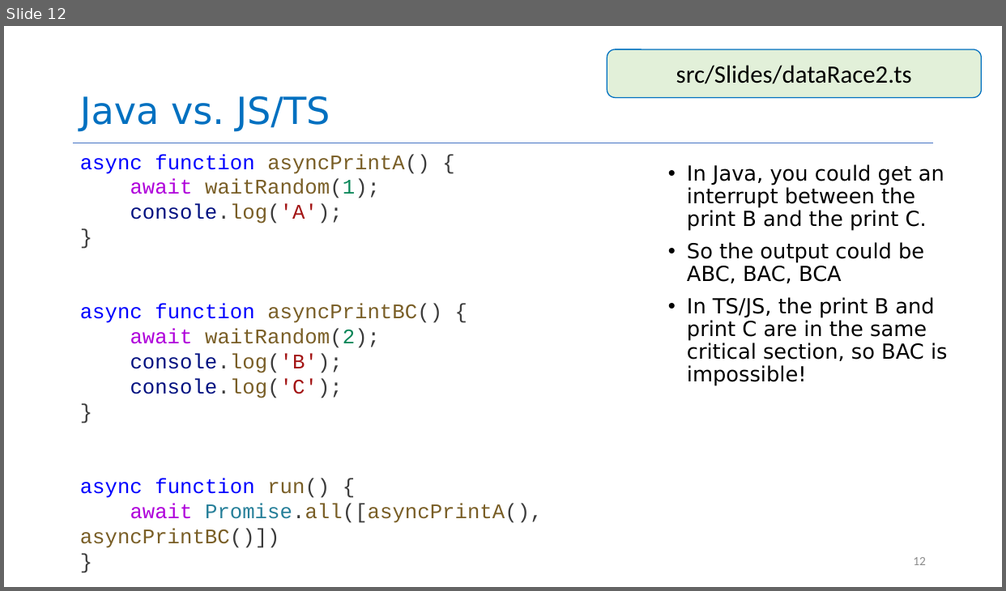
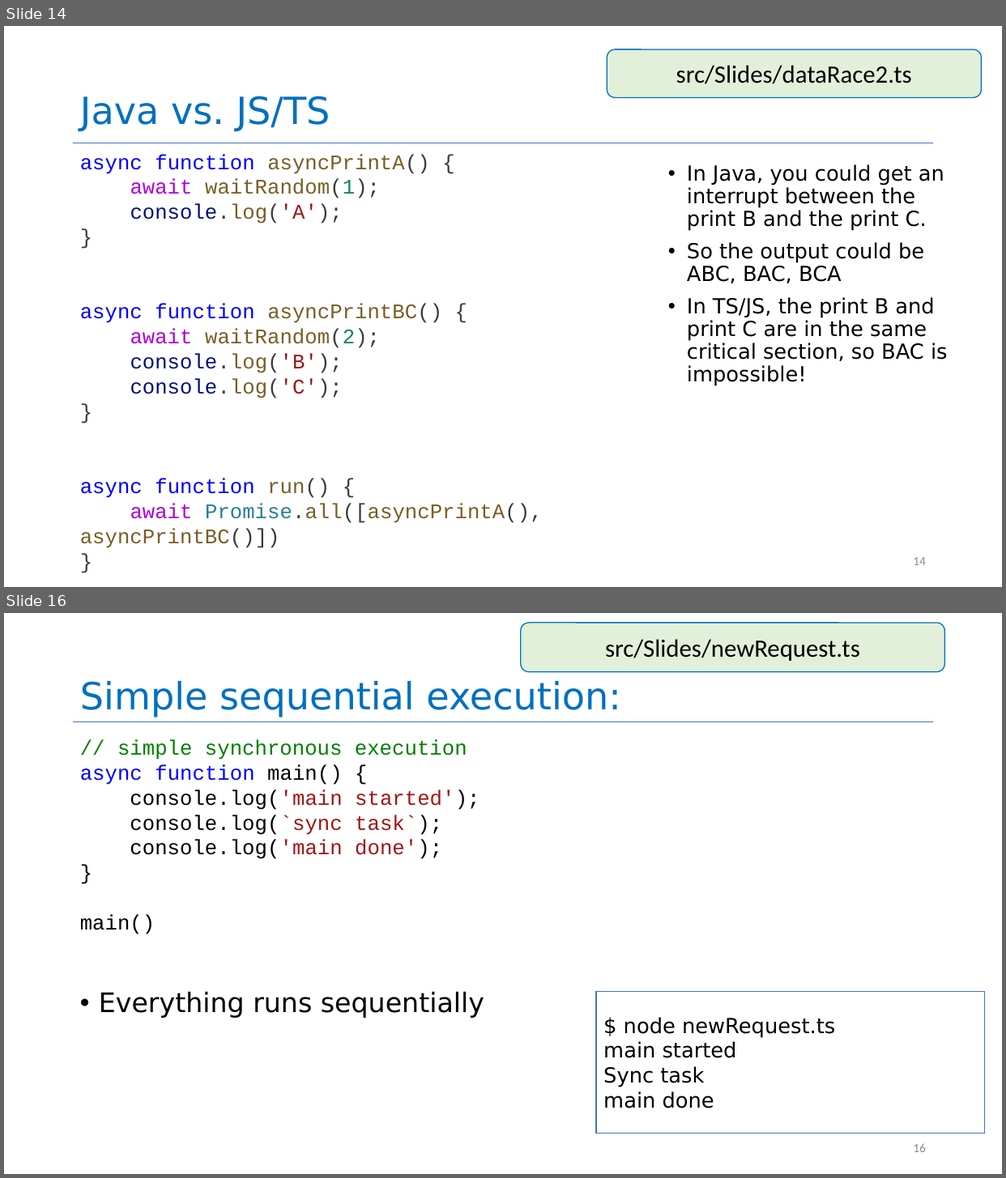
Before and after one commit to neu-se/CS4530-Summer-2026, a slide deck: Slides/Module 08 Concurrency Patterns in Typescript.pptx. Shown one above the other, each under a label of ours: slide 12 before the commit, slides 14 and 16 after it; the slides between them are not shown. The pictures are 1006x591 and 1006x1178 pixels, drawn with LibreOffice and Linux fonts; fonts in the diff are those of the drawing. Boxes give left, top, right and bottom in pixels: in the first picture for what was removed or moved away, otherwise in the second. Text is boxed around its words. In the diff, an @@ line names an element or a change of style, - is before the commit and + after.

Commit message:
tweaked async slides with new examples

```diff
--- a/Slides/Module 08 Concurrency Patterns in Typescript.pptx
+++ b/Slides/Module 08 Concurrency Patterns in Typescript.pptx
@@ slide 16 added at (4, 613, 1002, 1174), background #FFFFFF @@
@@ rounded rectangle added at (521, 623, 945, 672), fill #E2F0D9, outline #0070C0 1 pt, 24 pt, text #000000 @@
+src/Slides/newRequest.ts
@@ title added at (80, 681, 620, 717), 36 pt, text #0070C0 @@
+Simple sequential execution:
@@ line added from (73, 722) to (934, 722), #4472C4 0.5 pt @@
@@ text added at (80, 739, 479, 935), 20 pt, text #000000 @@
+// simple synchronous execution
+async function main() {
+console.log('main started');
+console.log(`sync task`);
+console.log('main done');
+}
+main()
@@ text added at (99, 991, 484, 1018), 25.9 pt, text #000000 @@
+• Everything runs sequentially
@@ rectangle added at (596, 992, 985, 1133), fill #FFFFFF at 96% opacity, outline #4472C4 1 pt, 20 pt, text #000000 @@
+$ node newRequest.ts
+main started
+Sync task
+main done
@@ page number added at (913, 1144, 926, 1152), 12 pt, text #8C8C8C @@
+16
@@ what was slide 12 is now slide 14 @@
@@ page number at (913, 557, 926, 565): text changed @@
-12
+14
```
Also in this commit, not shown: 6 slides changed, 5 other slides added, 1 other file.
